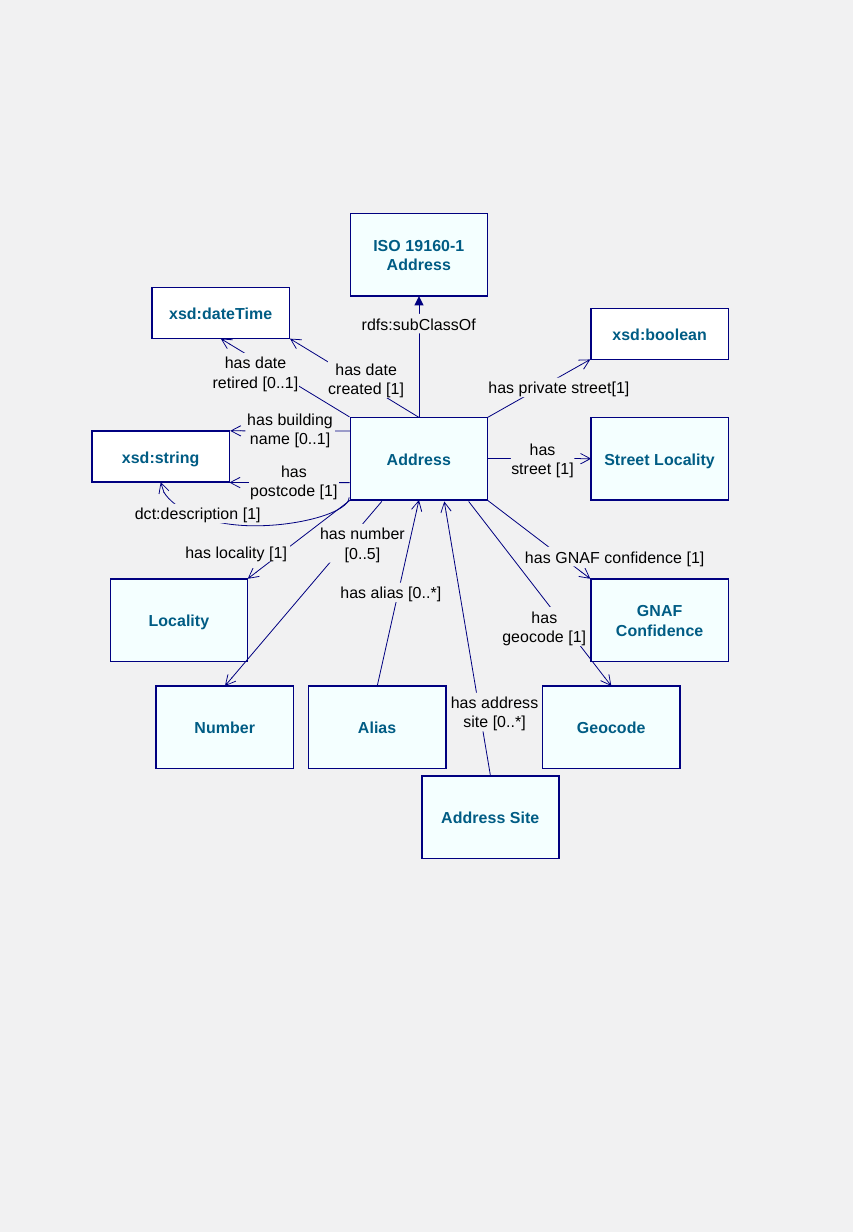
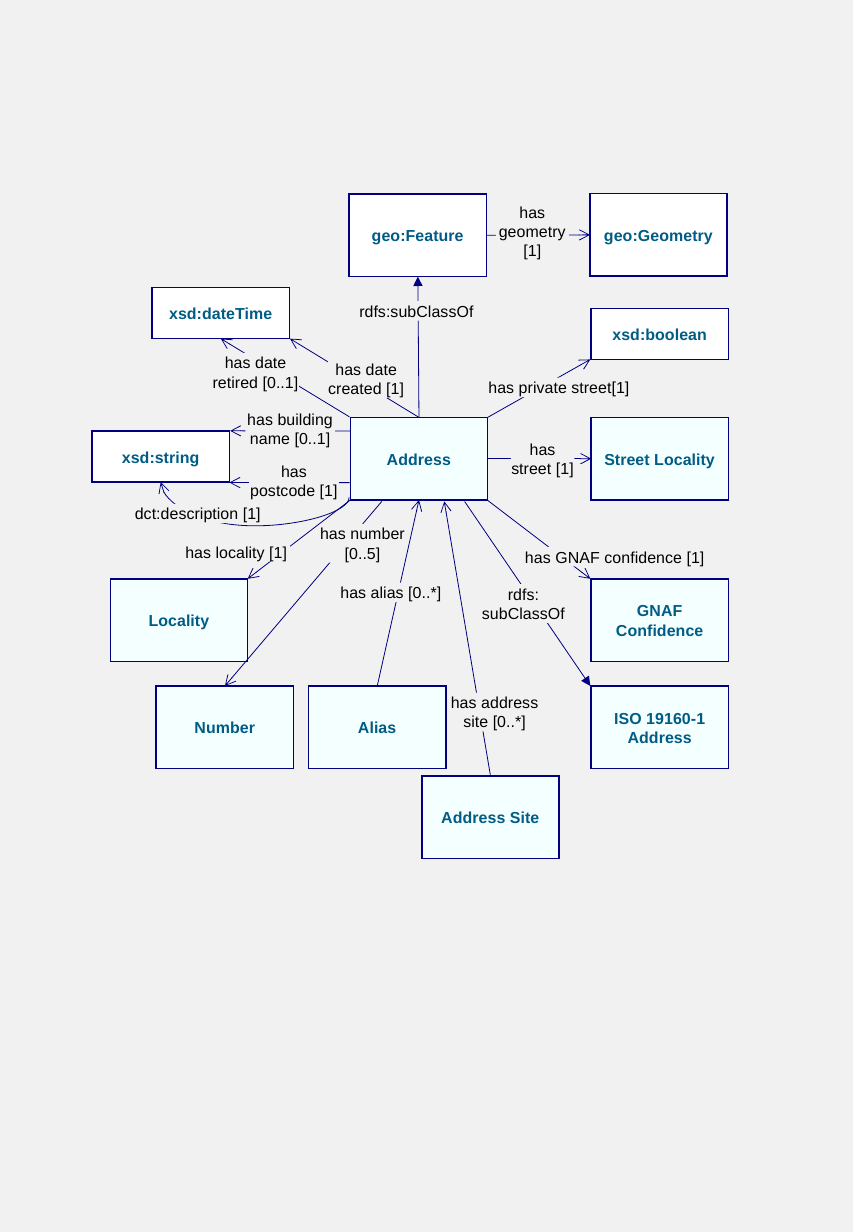
Before and after one commit to AGLDWG/gnaf-ont, a slide deck: slide 3 of docs/diagrams.pptx. Drawn at 853x1232 pixels with LibreOffice and Linux fonts; fonts in the diff are those of the drawing. Boxes give left, top, right and bottom in pixels: in the first picture for what was removed or moved away, otherwise in the second. Text is boxed around its words. In the diff, an @@ line names an element or a change of style, - is before the commit and + after.

```diff
--- a/docs/diagrams.pptx
+++ b/docs/diagrams.pptx
@@ rectangle added at (349, 194, 487, 278), fill #FFFFFF, outline #000080 1 pt, 10.1 pt, text #005C84, bold @@
+geo:Feature
@@ text at (499, 206, 566, 260): text changed @@
-has geocode [1]
+has geometry [1]
@@ rectangle added at (590, 193, 728, 276), fill #FFFFFF, outline #000080 1 pt, 10.1 pt, text #005C84, bold @@
+geo:Geometry
@@ arrow added from (487, 235) to (590, 235), #000080 0.5 pt @@
@@ arrow moved from (419, 417) - (419, 296) to (419, 417) - (417, 276) @@
@@ text added at (359, 305, 473, 321), 10.1 pt, text #000000 @@
+rdfs:subClassOf
@@ arrow moved from (469, 502) - (612, 686) to (465, 502) - (590, 686) @@
@@ arrow (465, 502) - (590, 686): arrowheads changed @@
@@ text "rdfs: subClassOf": place and size @@
-text "rdfs: subClassOf" at (362, 314, 478, 333)
+text "rdfs: subClassOf" at (482, 588, 565, 619)
@@ text at (482, 588, 565, 619): spaces changed @@
-rdfs:subClassOf
+rdfs:
+subClassOf
@@ rectangle removed at (543, 686, 680, 769) @@
-Geocode
@@ rectangle "ISO 19160-1 Address": place and size @@
-rectangle "ISO 19160-1 Address" at (350, 214, 488, 297)
+rectangle "ISO 19160-1 Address" at (591, 686, 729, 769)
```
Also in this commit, not shown: 3 other slides changed, 7 other files.
